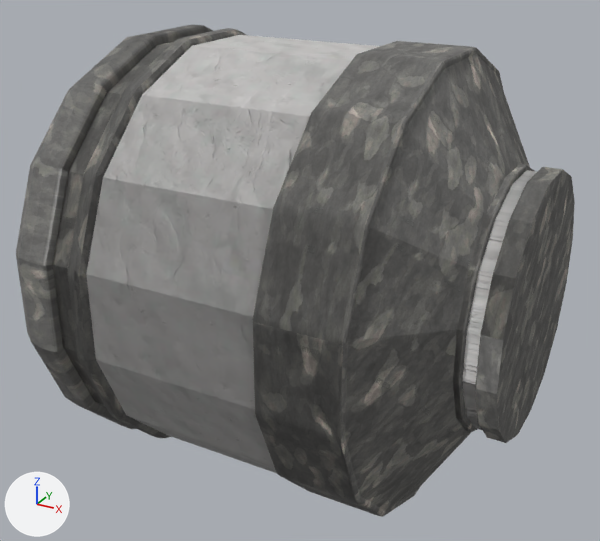
Renders of the Blender file public/blender/Module-1.blend from each side of a commit.
Before and after are seen from a camera (50 mm lens) standing at (9.68, -18.81, 8.98) and looking at (-0.46, -0.37, -0.24). Arrows for +X, +Y and +Z are at lower left; the lights stay in place.

Objects in the first picture: 'Hull', 'Protection'.
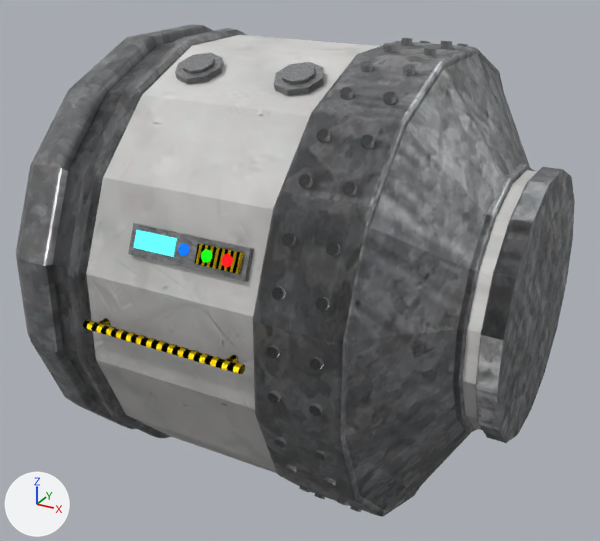
Commit message: Updated Module-1

Patch to the scene script:
```diff
--- a/public/blender/Module-1.blend.py
+++ b/public/blender/Module-1.blend.py
@@ mat_hull_material @@
 n0 = _N.new('ShaderNodeBsdfPrincipled'); n0.name = 'Principled BSDF'
+n0.inputs[1].default_value = 0.2  # 'Metallic'
+n0.inputs[2].default_value = 0.8  # 'Roughness'
 n1 = _N.new('ShaderNodeOutputMaterial'); n1.name = 'Material Output'
@@ mat_hull_material @@
 n3 = _N.new('ShaderNodeTexImage'); n3.name = 'Image Texture.001'
-n3.image = img_snow_normal_jpg
+n3.image = img_fabric_normal_jpg
 n4 = _N.new('ShaderNodeNormalMap'); n4.name = 'Normal Map'
+n4.inputs[0].default_value = 0.4  # 'Strength'
 n5 = _N.new('ShaderNodeTexCoord'); n5.name = 'Texture Coordinate'
 n6 = _N.new('ShaderNodeMapping'); n6.name = 'Mapping'
-n6.inputs[3].default_value = (6.0, 6.0, 6.0)  # 'Scale'
+n6.inputs[3].default_value = (3.0, 3.0, 3.0)  # 'Scale'
 _L.new(n0.outputs[0], n1.inputs[0])  # 'BSDF' to 'Surface'
@@ mat_protection_material @@
 n0 = _N.new('ShaderNodeBsdfPrincipled'); n0.name = 'Principled BSDF'
+n0.inputs[1].default_value = 1.0  # 'Metallic'
 n1 = _N.new('ShaderNodeOutputMaterial'); n1.name = 'Material Output'
 n2 = _N.new('ShaderNodeTexImage'); n2.name = 'Image Texture'
-n2.image = img_galvanized_metall_jpg
+n2.image = img_galvanized_steel_jpg
 n3 = _N.new('ShaderNodeTexImage'); n3.name = 'Image Texture.001'
-n3.image = img_galvanized_metal_normal_jpg
+n3.image = img_steel_normal_jpg
 n4 = _N.new('ShaderNodeNormalMap'); n4.name = 'Normal Map'
@@ mat_protection_material @@
 n6 = _N.new('ShaderNodeMapping'); n6.name = 'Mapping'
-n6.inputs[3].default_value = (4.0, 4.0, 4.0)  # 'Scale'
+n6.inputs[3].default_value = (2.5, 2.5, 2.5)  # 'Scale'
 _L.new(n0.outputs[0], n1.inputs[0])  # 'BSDF' to 'Surface'
@@ mat_bar_material @@
+mat_bar_material = bpy.data.materials.new('Bar_Material')
+# uses the picture img_caution_tape_jpg
+# uses the picture img_checkered_normal_jpg
@@ mat_aluminum @@
+mat_aluminum = bpy.data.materials.new('Aluminum')
+# uses the picture img_galvanized_steel_jpg
+# uses the picture img_steel_normal_jpg
@@ ob_bar @@
+ob_bar = bpy.data.objects.new('Bar', me_cylinder_015)  # 48 vertices, 30 faces; spans x -1.0..2.79, y -1.0..1.0, z -1.0..1.0
+ob_bar.location = (-0.91, -6.0, 0.0)
+ob_bar.rotation_euler = (1.571, 0.0, 1.571)  # degrees (90, 0, 90)
+ob_bar.scale = (0.11, 0.11, 2.16)
@@ ob_cube_003 @@
+ob_cube_003 = bpy.data.objects.new('Cube.003', me_cube_004)  # a box spanning x -1.0..1.0, y -1.0..1.0, z -1.0..1.0; in mat_light_blue_light (cyan #03e4e7)
+ob_cube_003.location = (-1.32, -5.42, 2.17)
+ob_cube_003.rotation_euler = (-0.396, 0.0, 0.0)  # degrees (-23, 0, 0)
+ob_cube_003.scale = (0.543, -0.0208, 0.204)
@@ ob_circle_002 @@
+ob_circle_002 = bpy.data.objects.new('Circle.002', me_circle_002)  # 64 vertices, 33 faces; spans x -1.1..0.92, y -1.05..1.01, z -0.17..-0.03; in mat_blue_light (blue #0080e7)
+ob_circle_002.location = (-0.53, -5.43, 2.18)
+ob_circle_002.rotation_euler = (1.173, 0.0, 0.0)  # degrees (67, 0, 0)
+ob_circle_002.scale = (0.137, 0.137, 0.137)
@@ ob_circle_001 @@
+ob_circle_001 = bpy.data.objects.new('Circle.001', me_circle_001)  # 64 vertices, 33 faces; spans x -1.1..0.92, y -1.05..1.01, z -0.17..-0.03; in mat_red_light (red #e7060e)
+ob_circle_001.location = (0.65, -5.52, 2.2)
+ob_circle_001.rotation_euler = (1.173, 0.0, 0.0)  # degrees (67, 0, 0)
+ob_circle_001.scale = (0.137, 0.137, 0.137)
@@ ob_circle @@
+ob_circle = bpy.data.objects.new('Circle', me_circle)  # 64 vertices, 33 faces; spans x -1.1..0.92, y -1.05..1.01, z -0.17..-0.03; in mat_green_light (green #00e705)
+ob_circle.location = (0.13, -5.52, 2.2)
+ob_circle.rotation_euler = (1.173, 0.0, 0.0)  # degrees (67, 0, 0)
+ob_circle.scale = (0.137, 0.137, 0.137)
@@ ob_cube_002 @@
+ob_cube_002 = bpy.data.objects.new('Cube.002', me_cube_003)  # a box spanning x -1.0..1.0, y -1.0..1.0, z -1.0..1.0
+ob_cube_002.location = (0.39, -5.47, 2.17)
+ob_cube_002.rotation_euler = (-0.396, 0.0, 0.0)  # degrees (-23, 0, 0)
+ob_cube_002.scale = (0.543, 0.0493, 0.221)
@@ ob_cube_001 @@
+ob_cube_001 = bpy.data.objects.new('Cube.001', me_cube_002)  # 16 vertices, 14 faces; spans x -1.0..1.0, y -1.0..1.0, z -1.0..1.0
+ob_cube_001.location = (-0.45, -5.35, 2.12)
+ob_cube_001.rotation_euler = (-0.396, 0.0, 0.0)  # degrees (-23, 0, 0)
+ob_cube_001.scale = (1.55, 0.0763, 0.349)
@@ ob_cylinder_006 @@
+ob_cylinder_006 = bpy.data.objects.new('Cylinder.006', me_cylinder_010)  # 1024 vertices, 640 faces; spans x -225.0..416.0, y -120.0..112.0, z 934.0..1020.0
+ob_cylinder_006.location = (-12.09, 0.24, 1.83)
+ob_cylinder_006.rotation_euler = (0.0, 1.571, 0.0)  # degrees (0, 90, 0)
+ob_cylinder_006.scale = (0.0188, 0.0517, 0.0149)
@@ ob_cylinder_007 @@
+ob_cylinder_007 = bpy.data.objects.new('Cylinder.007', me_cylinder_021)  # an 8-sided cylinder along z spanning x -1.0..1.0, y -1.0..1.0, z -1.0..1.0
+ob_cylinder_007.location = (-2.19, -2.24, 5.49)
+ob_cylinder_007.rotation_euler = (0.397, 0.0, 0.0)  # degrees (23, 0, 0)
+ob_cylinder_007.scale = (0.396, 0.379, 0.0504)
@@ ob_cylinder_005 @@
+ob_cylinder_005 = bpy.data.objects.new('Cylinder.005', me_cylinder_020)  # an 8-sided cylinder along z spanning x -1.0..1.0, y -1.0..1.0, z -1.0..1.0
+ob_cylinder_005.location = (-2.21, -2.19, 5.39)
+ob_cylinder_005.rotation_euler = (0.397, 0.0, 0.0)  # degrees (23, 0, 0)
+ob_cylinder_005.scale = (0.609, 0.583, 0.0775)
@@ ob_cylinder_004 @@
+ob_cylinder_004 = bpy.data.objects.new('Cylinder.004', me_cylinder_021.copy())
+ob_cylinder_004.location = (0.53, -2.23, 5.5)
+ob_cylinder_004.rotation_euler = (0.397, 0.0, 0.0)  # degrees (23, 0, 0)
+ob_cylinder_004.scale = (0.396, 0.379, 0.0504)
@@ ob_cylinder_002 @@
+ob_cylinder_002 = bpy.data.objects.new('Cylinder.002', me_cylinder_018)  # an 8-sided cylinder along z spanning x -1.0..1.0, y -1.0..1.0, z -1.0..1.0
+ob_cylinder_002.location = (0.52, -2.19, 5.39)
+ob_cylinder_002.rotation_euler = (0.397, 0.0, 0.0)  # degrees (23, 0, 0)
+ob_cylinder_002.scale = (0.609, 0.583, 0.0775)
```

Boxes (x1, y1, x2, y2) around the edits, measured in the pictures (600 x 541 px):
'Protection', surface changed: (18, 25, 575, 517) in both
'Hull', surface changed: (86, 35, 537, 473) in both
'Cylinder.006', added: after (266, 38, 468, 512)
'Cube.001', added: after (128, 223, 254, 282)
'Bar', added: after (83, 318, 245, 374)
'Cylinder.002', added: after (274, 62, 325, 96)
'Cube.003', added (cyan): after (133, 230, 177, 257)
'Cube.002', added: after (194, 243, 243, 274)
'Cylinder.005', added: after (175, 53, 224, 84)
'Cylinder.004', added: after (282, 63, 315, 85)
'Cylinder.007', added: after (183, 54, 215, 74)
'Circle.001', added: after (221, 254, 233, 267)
'Circle', added: after (201, 249, 212, 262)
'Circle.002', added: after (178, 243, 189, 256)
